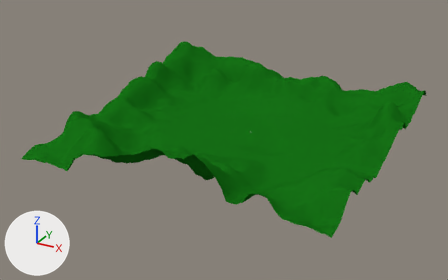
The Blender file WindGame/Assets/Blender/terrain.blend as it was, and as the next commit left it.
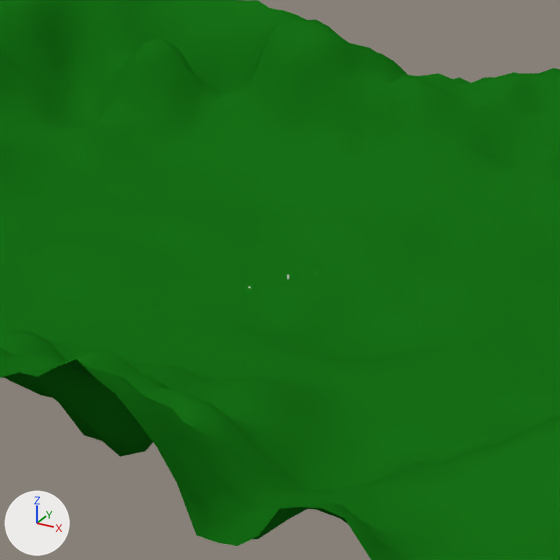
There are two pictures of each version: one whole from a 50 mm camera at (87.8, -170.9, 82.2) aimed at (-3.2, -5.4, -0.5), one close up on the part from 39% to 72% of the width and 20% to 74% of the height. The lights are fixed; the arrows at lower left show +X, +Y and +Z.

In view in the first close-up: 'Terrain'.
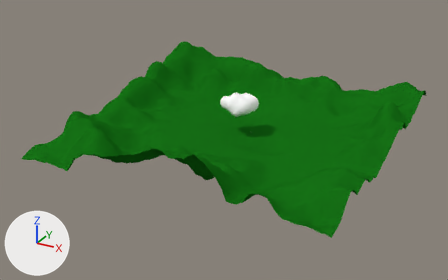
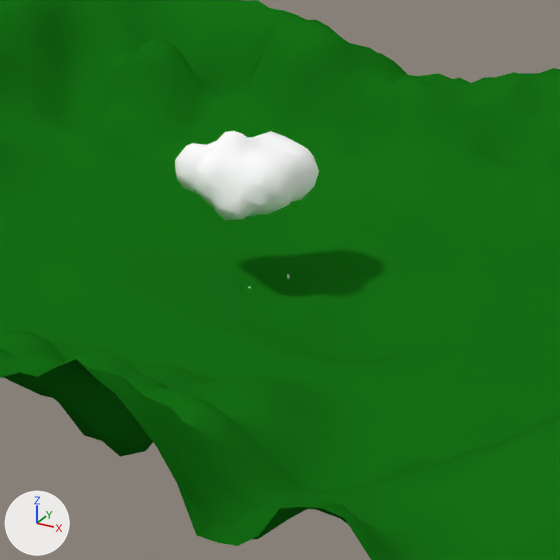
Changed parts and their boxes (x1, y1, x2, y2) in the close-ups (560 x 560 px):
'Mball.010', shown: after (175, 131, 319, 220)

The change, as a diff of the scene's bpy script:
```diff
--- a/WindGame/Assets/Blender/terrain.blend.py
+++ b/WindGame/Assets/Blender/terrain.blend.py
@@ mat_cloudmat @@
+mat_cloudmat = diffuse_material('CloudMat')
+mat_cloudmat.base_color = (1.0, 1.0, 1.0)  # white #ffffff
@@ me_mesh @@
 me_mesh.from_pydata(...)  # 226 vertices, 282 faces; spans x -3.23..2.96, y -2.61..2.04, z -2.73..2.26
+me_mesh.materials.append(mat_cloudmat)  # white #ffffff
@@ ob_mball_010 @@
 ob_mball_010.scale = (2.0, 2.0, 2.0)
-ob_mball_010.hide_viewport = True
```
